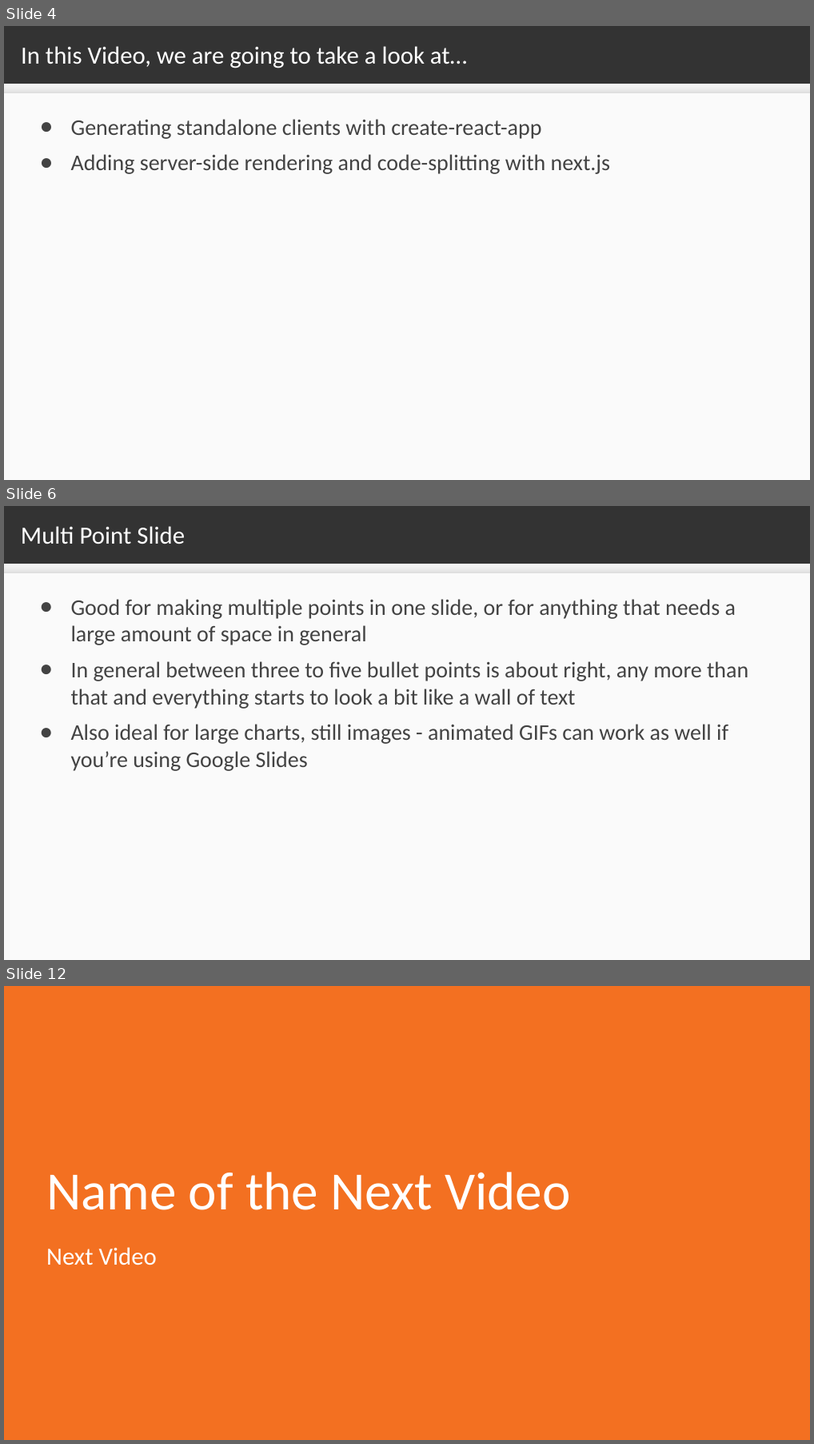
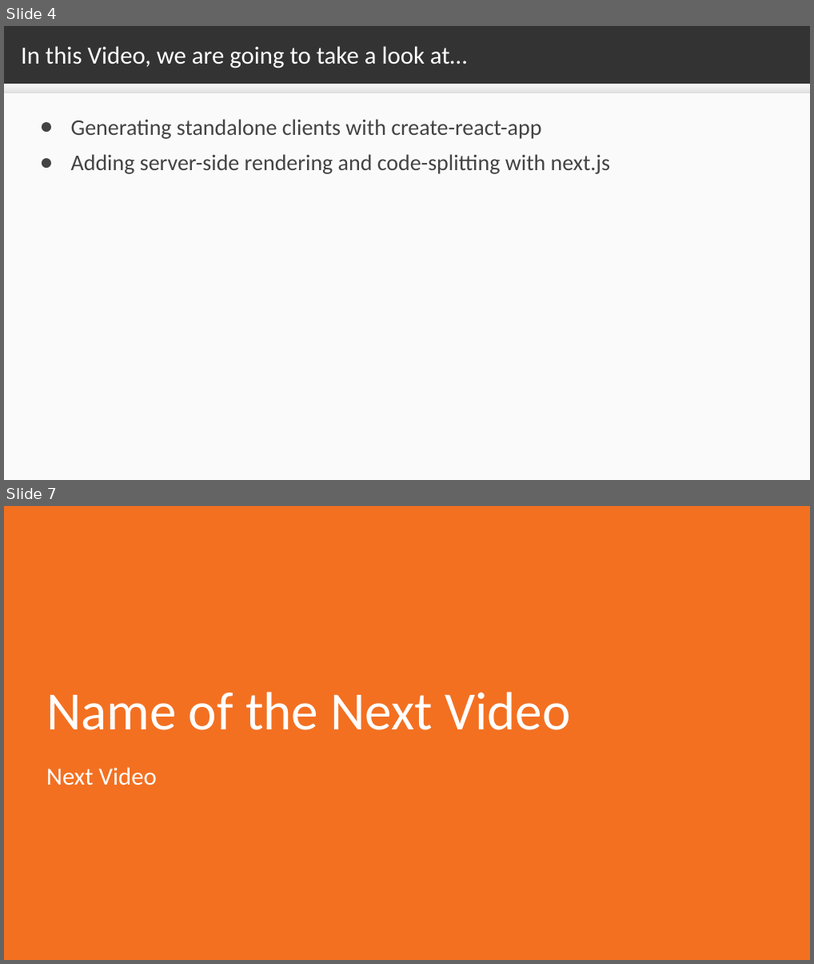
Before and after one commit to sslotsky/next-scripts, a slide deck: video-1.2/1.2.odp. Shown one above the other, each under a label of ours: slides 4, 6 and 12 before the commit, slides 4 and 7 after it; the slides between them are not shown. The pictures are 814x1444 and 814x964 pixels, drawn with LibreOffice and Linux fonts; fonts in the diff are those of the drawing; background and template pictures are left out. Boxes give left, top, right and bottom in pixels: in the first picture for what was removed or moved away, otherwise in the second. Text is boxed around its words. In the diff, an @@ line names an element or a change of style, - is before the commit and + after.

```diff
--- a/video-1.2/1.2.odp
+++ b/video-1.2/1.2.odp
@@ slide 6 removed at box(4, 506, 810, 960), background #333333; not listed: 2 template elements that a slide beside it also shows @@
@@ title removed at box(21, 526, 185, 544) @@
-Multi Point Slide
@@ text removed at box(71, 599, 749, 771) @@
-● Good for making multiple points in one slide, or for anything that needs a large amount of space in general
-● In general between three to five bullet points is about right, any more than that and everything starts to look a bit like a wall of text
-● Also ideal for large charts, still images - animated GIFs can work as well if you’re using Google Slides
@@ what was slide 12 is now slide 7 @@
```
Also in this commit, not shown: 1 slide changed, 2 slides added, 6 other slides removed, 24 other files.
